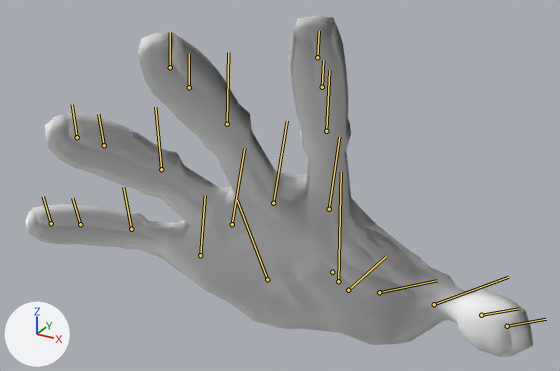
Two versions of the FBX model MajorJam/Assets/Animations/Hand/hand_pushing_anim.fbx, one commit apart.
One viewpoint serves both versions: a 50 mm camera at (0.137, -0.302, 0.191) aimed at (0.009, -0.069, 0.075). Every picture has the same lights, and +X, +Y and +Z are marked at lower left. Both versions are drawn at frame 8 of the action 'Take 001'; the numbers are the values there. The bones that bend it are drawn over the model as lines.

The first picture shows 'r_handMeshNode'.
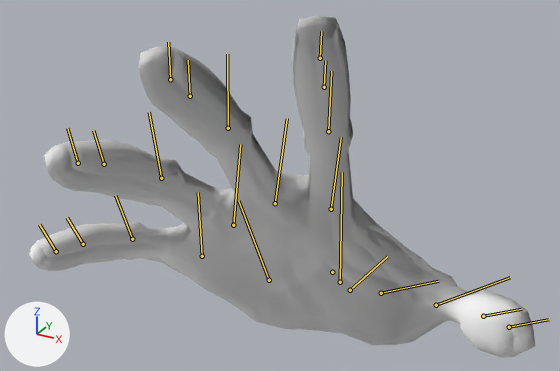
Boxes (x1, y1, x2, y2) around the edits, measured in the pictures (560 x 371 px):
'r_handMeshNode', posed
    before: (25, 16, 533, 357)
    after: (29, 16, 535, 358)
bone 'b_r_wrist', root to tip
    before: (338, 281) to (341, 172)
    after: (340, 282) to (342, 172)
bone 'b_r_middle1', root to tip
    before: (273, 203) to (287, 121)
    after: (275, 203) to (287, 118)
bone 'b_r_middle3', root to tip
    before: (189, 87) to (189, 53)
    after: (190, 96) to (188, 60)
bone 'b_r_ring1', root to tip
    before: (232, 224) to (244, 148)
    after: (233, 225) to (240, 144)
bone 'b_r_ring2', root to tip
    before: (161, 169) to (155, 107)
    after: (161, 178) to (149, 112)
bone 'b_r_ring3', root to tip
    before: (104, 145) to (98, 114)
    after: (104, 164) to (93, 130)
bone 'b_r_pinky1', root to tip
    before: (200, 255) to (205, 195)
    after: (202, 256) to (198, 192)
bone 'b_r_pinky2', root to tip
    before: (131, 229) to (123, 187)
    after: (132, 239) to (115, 195)
bone 'b_r_pinky3', root to tip
    before: (80, 224) to (72, 198)
    after: (83, 244) to (67, 217)

The edits, one by one:
Bone 'b_r_wrist' (bone_b_r_wrist) moves from (0.65, 0.0, 0.68) to (0.72, 0.0, 0.68).
Bone 'b_r_middle1' (bone_b_r_middle1) turns from (-1, 3, -20) to (-1, 3, -18) degrees about its own x, y and z.
Bone 'b_r_middle3' (bone_b_r_middle3) turns from (0, 0, 9) to (0, 0, 11) degrees about its own x, y and z.
Bone 'b_r_ring1' (bone_b_r_ring1) turns from (1, -4, -18) to (0, -4, -12) degrees about its own x, y and z.
Bone 'b_r_ring2' (bone_b_r_ring2) turns from (0, 0, 17) to (0, 0, 19) degrees about its own x, y and z.
Bone 'b_r_ring3' (bone_b_r_ring3) turns from (0, 0, 11) to (0, 0, 14) degrees about its own x, y and z.
Bone 'b_r_pinky1' (bone_b_r_pinky1) turns from (3, -18, -18) to (0, -18, -10) degrees about its own x, y and z.
Bone 'b_r_pinky2' (bone_b_r_pinky2) turns from (0, 0, 17) to (0, 0, 19) degrees about its own x, y and z.
Bone 'b_r_pinky3' (bone_b_r_pinky3) turns from (0, 0, 11) to (0, 0, 16) degrees about its own x, y and z.
